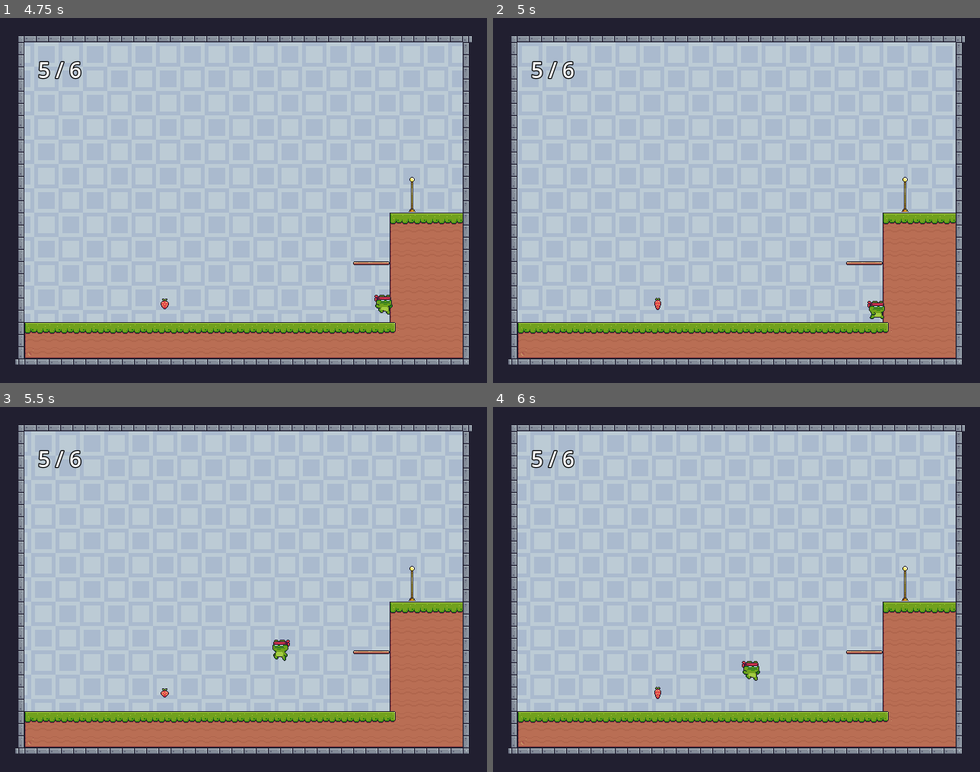
Above: before the commit, frames 1-4 (two rows, left to right).
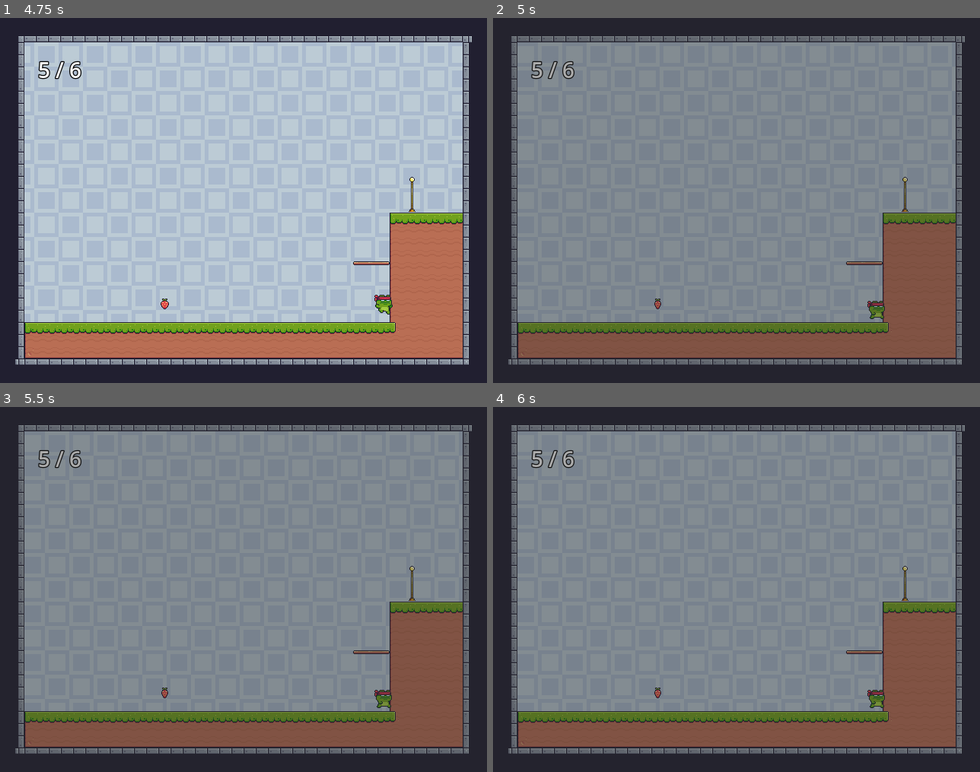
Above: after the commit, the same moments.

Repository: sittidetP/Godot-Crash-Course
Game: Godot game, scene res://scenes/start_menu.tscn
Two runs of this game, one before a commit and one after it. Both use one fixed random seed, a clock stepped at 60 frames per second and the inputs below.
Inputs:
- Up to frame 1 (4.75 s): click "Start" at 0.5 s; hold D (move_right) 1.28-2.78 s; tap S (drop) every 0.75 s from 1.35 to 4.35 s; tap W (jump) at 1.52, 2.27, 3.77, 4.52 s; hold A (move_left) 2.78-3.53 s; hold D (move_right) from 3.53 s (still down)
- Up to frame 2 (5 s): keep holding D (move_right); tap Escape (pause, bound only after the commit) at 4.9 s
- Up to frame 3 (5.5 s): release D (move_right) at 5.03 s; hold A (move_left) from 5.03 s (still down); tap S (drop) at 5.1 s; tap W (jump) at 5.27 s
- Up to frame 4 (6 s): release A (move_left) at 5.78 s; hold D (move_right) from 5.78 s (still down); tap S (drop) at 5.85 s

Frame 1 is identical in both runs. In frame 2, 81% of the frame differs, in the area x 3-97%, y 5-95%; in frame 3, 81%; in frame 4, 81%.

Commit message:
create PauseManager and export in windows

Diff:
--- a/project.godot
+++ b/project.godot
@@ -31,12 +31,14 @@
 "deadzone": 0.5,
 "events": [Object(InputEventKey,"resource_local_to_scene":false,"resource_name":"","device":-1,"window_id":0,"alt_press …(191 unchanged characters)…
 , Object(InputEventKey,"resource_local_to_scene":false,"resource_name":"","device":-1,"window_id":0,"alt_pressed":false …(186 unchanged characters)…
+, Object(InputEventJoypadButton,"resource_local_to_scene":false,"resource_name":"","device":-1,"button_index":13,"pressure":0.0,"pressed":true,"script":null)
 ]
 }
 move_right={
 "deadzone": 0.5,
 "events": [Object(InputEventKey,"resource_local_to_scene":false,"resource_name":"","device":-1,"window_id":0,"alt_press …(192 unchanged characters)…
 , Object(InputEventKey,"resource_local_to_scene":false,"resource_name":"","device":-1,"window_id":0,"alt_pressed":false …(186 unchanged characters)…
+, Object(InputEventJoypadButton,"resource_local_to_scene":false,"resource_name":"","device":-1,"button_index":14,"pressure":0.0,"pressed":true,"script":null)
 ]
 }
 jump={
@@ -44,13 +46,22 @@
 "events": [Object(InputEventKey,"resource_local_to_scene":false,"resource_name":"","device":-1,"window_id":0,"alt_press …(192 unchanged characters)…
 , Object(InputEventKey,"resource_local_to_scene":false,"resource_name":"","device":-1,"window_id":0,"alt_pressed":false …(186 unchanged characters)…
 , Object(InputEventKey,"resource_local_to_scene":false,"resource_name":"","device":-1,"window_id":0,"alt_pressed":false …(182 unchanged characters)…
+, Object(InputEventJoypadButton,"resource_local_to_scene":false,"resource_name":"","device":-1,"button_index":0,"pressure":0.0,"pressed":true,"script":null)
 ]
 }
 drop={
 "deadzone": 0.5,
 "events": [Object(InputEventKey,"resource_local_to_scene":false,"resource_name":"","device":-1,"window_id":0,"alt_press …(192 unchanged characters)…
 , Object(InputEventKey,"resource_local_to_scene":false,"resource_name":"","device":-1,"window_id":0,"alt_pressed":false …(186 unchanged characters)…
-, null]
+, null, Object(InputEventJoypadButton,"resource_local_to_scene":false,"resource_name":"","device":-1,"button_index":12,"pressure":0.0,"pressed":true,"script":null)
+]
+}
+pause={
+"deadzone": 0.5,
+"events": [Object(InputEventKey,"resource_local_to_scene":false,"resource_name":"","device":-1,"window_id":0,"alt_pressed":false,"shift_pressed":false,"ctrl_pressed":false,"meta_pressed":false,"pressed":false,"keycode":0,"physical_keycode":4194305,"key_label":0,"unicode":0,"location":0,"echo":false,"script":null)
+, Object(InputEventKey,"resource_local_to_scene":false,"resource_name":"","device":-1,"window_id":0,"alt_pressed":false,"shift_pressed":false,"ctrl_pressed":false,"meta_pressed":false,"pressed":false,"keycode":0,"physical_keycode":80,"key_label":0,"unicode":112,"location":0,"echo":false,"script":null)
+, Object(InputEventJoypadButton,"resource_local_to_scene":false,"resource_name":"","device":-1,"button_index":6,"pressure":0.0,"pressed":true,"script":null)
+]
 }
 
 [layer_names]
--- /dev/null
+++ b/scenes/pause_manager.gd
@@ -0,0 +1,10 @@
+extends Node
+
+@export var pause_color_rect: ColorRect
+
+func _input(event: InputEvent) -> void:
+	if event.is_action_pressed("pause"):
+		get_tree().paused = not get_tree().paused
+
+		if pause_color_rect:
+			pause_color_rect.visible = get_tree().paused
--- a/scenes/stage_1_scene.tscn
+++ b/scenes/stage_1_scene.tscn
@@ -5,7 +5,7 @@
 
 [node name="Stage1Scene" instance=ExtResource("1_3106q")]
 
-[node name="Parallax2D" parent="." index="1"]
+[node name="Parallax2D" parent="." index="2"]
 repeat_size = Vector2(640, 0)
 autoscroll = Vector2(80, 0)
 
@@ -15,18 +15,18 @@
 texture = ExtResource("2_6fuuk")
 stretch_mode = 1
 
-[node name="PlatformsTileMapLayer" parent="." index="2"]
+[node name="PlatformsTileMapLayer" parent="." index="3"]
 tile_map_data = PackedByteArray("AAAeABQAAwAAAAAAAQA=")
 
-[node name="CollectablesTileMapLayer" parent="." index="3"]
+[node name="CollectablesTileMapLayer" parent="." index="4"]
 tile_map_data = PackedByteArray("AAAIABcAAQAAAAAAAQANABcAAQAAAAAAAgASABcAAQAAAAAAAgAXABcAAQAAAAAAAgAcABcAAQAAAAAAAQAeABIAAQAAAAAAAgA=")
 
-[node name="GroundTileMapLayer" parent="." index="5"]
+[node name="GroundTileMapLayer" parent="." index="6"]
 tile_map_data = PackedByteArray("AAABAAEAAAADAAAAAAABAAIAAAACAAEAAAABAAMAAAACAAEAAAABAAQAAAACAAEAAAABAAUAAAACAAEAAAABAA …(6736 unchanged characters)…
 
-[node name="Player" parent="." index="6"]
+[node name="Player" parent="." index="7"]
 position = Vector2(50, 399)
 
-[node name="Goal" parent="." index="7"]
+[node name="Goal" parent="." index="8"]
 position = Vector2(550, 223)
 next_scene_path = "res://scenes/stage_2_scene.tscn"
--- a/scenes/templete_stage_scene.tscn
+++ b/scenes/templete_stage_scene.tscn
@@ -1,7 +1,8 @@
-[gd_scene load_steps=7 format=3 uid="uid://bal4qvtiv4g7g"]
+[gd_scene load_steps=8 format=3 uid="uid://bal4qvtiv4g7g"]
 
 [ext_resource type="PackedScene" uid="uid://bhq48uqrhoxlc" path="res://player/player.tscn" id="1_re53k"]
 [ext_resource type="Script" path="res://scenes/amount_label.gd" id="1_x2ly5"]
+[ext_resource type="Script" path="res://scenes/pause_manager.gd" id="1_xhuah"]
 [ext_resource type="TileSet" uid="uid://n420gebqt3uq" path="res://tilesets/stage_tile_set.tres" id="2_2jayw"]
 [ext_resource type="PackedScene" uid="uid://drjvsqv3811jb" path="res://goal/goal.tscn" id="3_2coxq"]
 [ext_resource type="AudioStream" uid="uid://co0af16u868go" path="res://scenes/Grasslands Theme.mp3" id="4_c785k"]
@@ -12,6 +13,11 @@
 outline_color = Color(0, 0, 0, 1)
 
 [node name="TempleteStageScene" type="Node2D"]
+
+[node name="PauseManager" type="Node" parent="." node_paths=PackedStringArray("pause_color_rect")]
+process_mode = 3
+script = ExtResource("1_xhuah")
+pause_color_rect = NodePath("../CanvasLayer/PauseColorRect")
 
 [node name="CanvasLayer" type="CanvasLayer" parent="."]
 
@@ -30,6 +36,16 @@
 wait_time = 0.1
 one_shot = true
 autostart = true
+
+[node name="PauseColorRect" type="ColorRect" parent="CanvasLayer"]
+visible = false
+z_index = 20
+anchors_preset = 15
+anchor_right = 1.0
+anchor_bottom = 1.0
+grow_horizontal = 2
+grow_vertical = 2
+color = Color(0.165656, 0.165656, 0.165656, 0.392157)
 
 [node name="Parallax2D" type="Parallax2D" parent="."]
 
Not shown, added: export_presets.cfg
